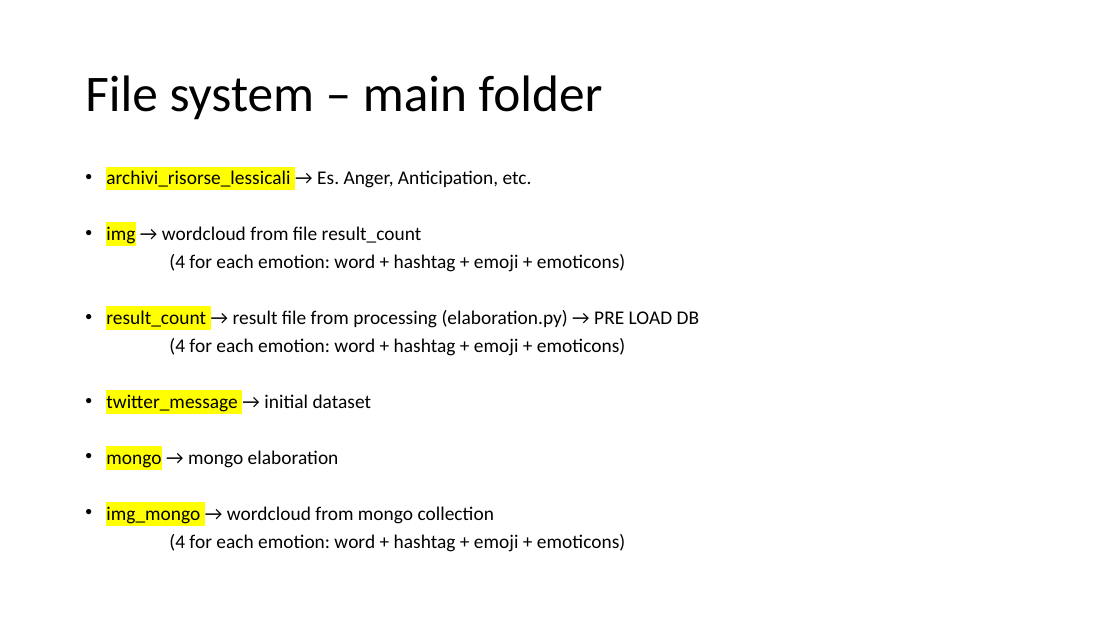
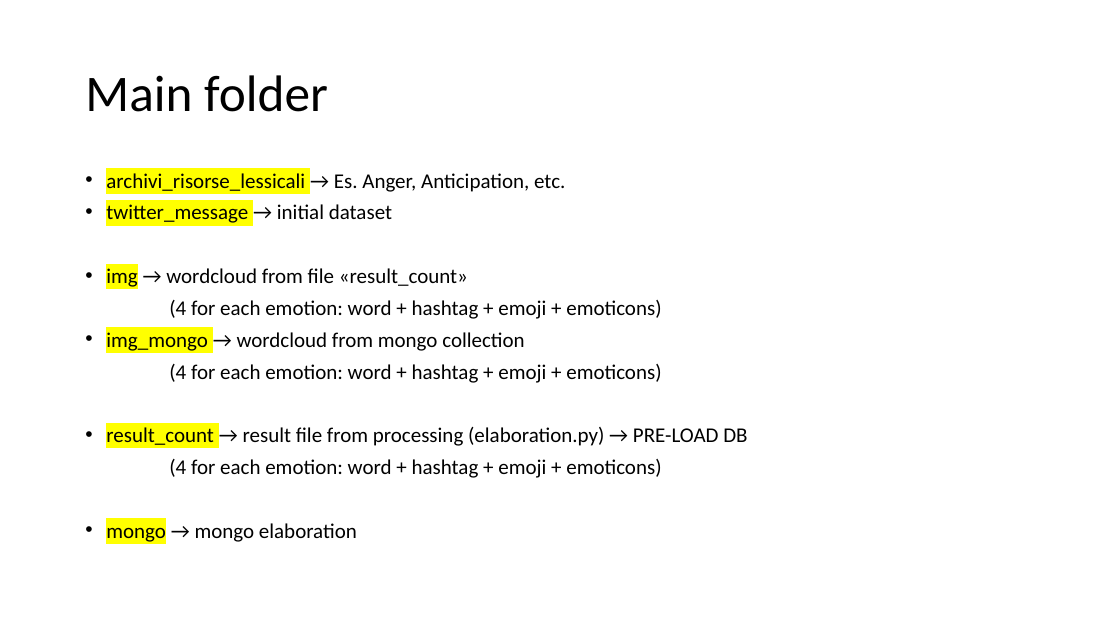
Before and after one commit to lucaMari94/mongodb-sentiment-analysis, a slide deck: slide 4 of silde/slide.pptx. Drawn at 1120x630 pixels with LibreOffice and Linux fonts; fonts in the diff are those of the drawing. Boxes give left, top, right and bottom in pixels: in the first picture for what was removed or moved away, otherwise in the second. Text is boxed around its words. In the diff, an @@ line names an element or a change of style, - is before the commit and + after.

```diff
--- a/silde/slide.pptx
+++ b/silde/slide.pptx
@@ title at <box>85,75,328,112</box>: text changed @@
-File system – main folder
+Main folder
@@ text at <box>106,173,661,383</box>: size 16.6 to 18 pt in "archivi_risorse_lessicali → Es. Anger, Anticipation, etc.", "(4 for each emotion: word + hashtag ...", "img_mongo → wordcloud from mongo collection", "(4 for each emotion: word + hashtag ..."; line spacing 0.7 to 0.8 @@
@@ text at <box>106,204,468,290</box>: text changed; size 16.6 to 18 pt @@
-• img → wordcloud from file result_count
+• twitter_message → initial dataset
+• img → wordcloud from file «result_count»
@@ text at <box>106,310,699,468</box>: paragraphs removed @@
-• result_count → result file from processing (elaboration.py) → PRE LOAD DB
-(4 for each emotion: word + hashtag + emoji + emoticons)
-• twitter_message → initial dataset
-• mongo → mongo elaboration
@@ text at <box>106,427,747,542</box>: paragraphs added @@
+• result_count → result file from processing (elaboration.py) → PRE-LOAD DB
+(4 for each emotion: word + hashtag + emoji + emoticons)
+• mongo → mongo elaboration
```
Also in this commit, not shown: 1 other slide changed, 2 slides added, 1 slide removed, 5 other files.
